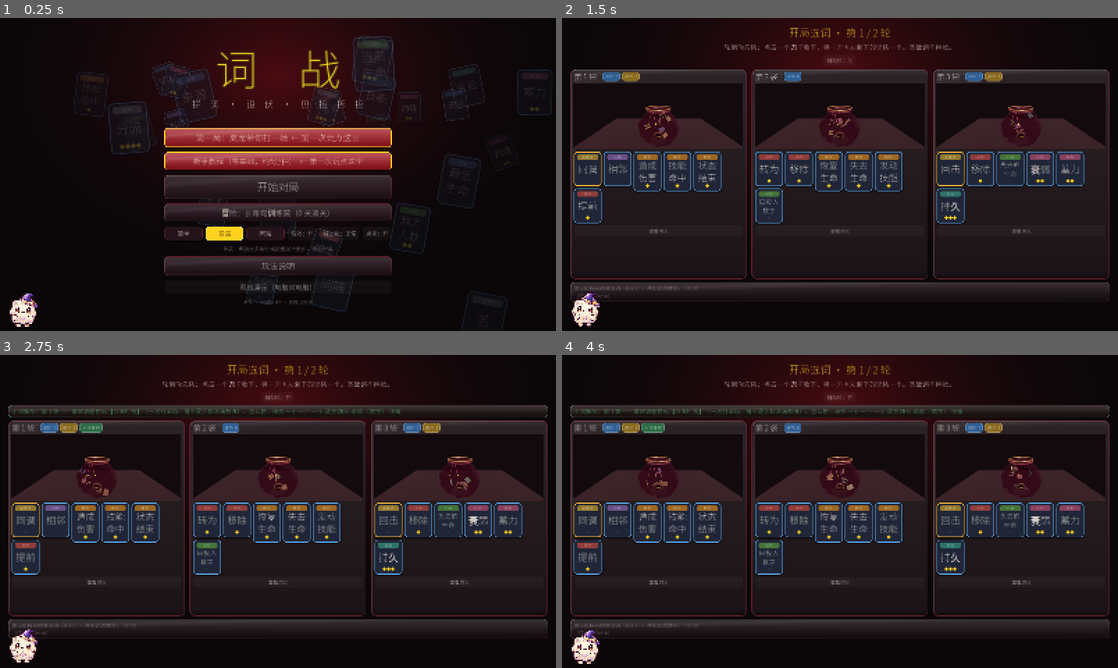
Above: before the commit, frames 1-4 (two rows, left to right).
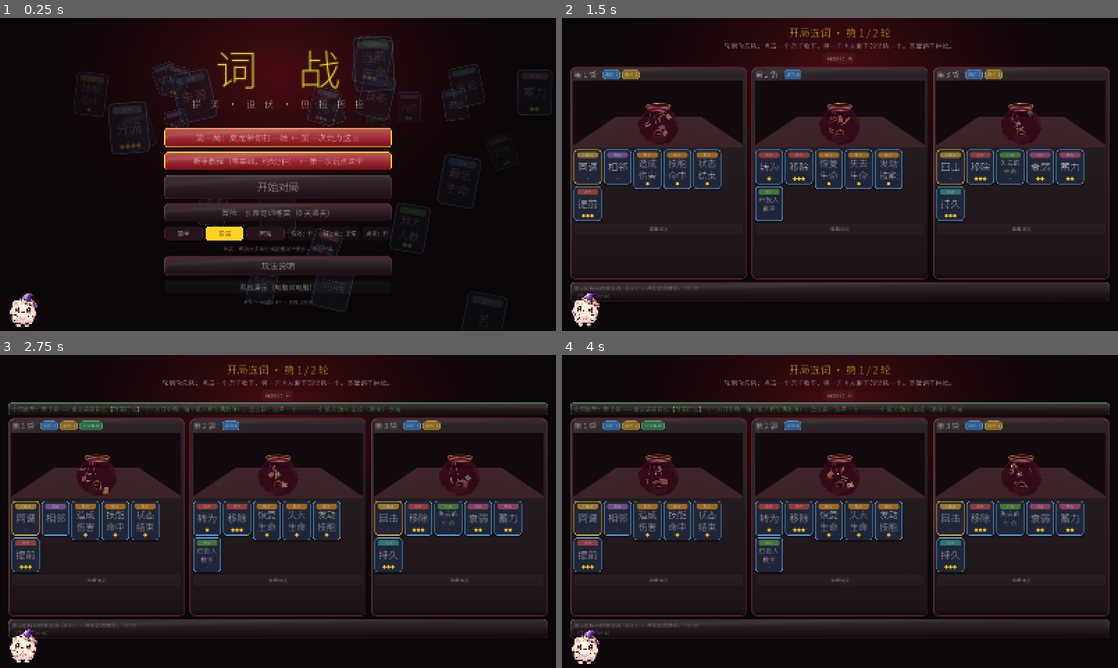
Above: after the commit, the same moments.

Repository: ljq15611703653-ship-it/word-combat
Game: Godot game, scene res://scenes/main.tscn
Same seed, same stepped clock (60 frames per second), same inputs: the game is played once before the commit and once after it.
Inputs:
- Up to frame 1 (0.25 s): no input
- Up to frame 2 (1.5 s): click "开始对局" at 0.5 s; click "辅助轮：开" at 1.25 s
- Up to frame 3 (2.75 s): click "辅助轮：关" at 2 s
- Up to frame 4 (4 s): click "查看词义" at 2.75 s; click "查看词义" at 3.5 s

The runs differ from the first frame. In frame 1, less than 0.1% of the frame differs, in the area x 40-75%, y 28-64%; in frame 2, 8.2%; in frame 3, 9.5%; in frame 4, 9.6%, in the area x 1-99%, y 3-74%.

Commit message:
Fix tofu on web/mac: rebuild font subset (all source chars + GB2312 level-1), global ThemeDB fallback font, replace glyphs missing from font; raise delay/advance/remove/swap prices

Diff:
--- a/godot/data/tutorial_live.json
+++ b/godot/data/tutorial_live.json
@@ -276,7 +276,7 @@
   {
    "id": "r2_open",
    "title": "拼一句防守",
-   "text": "我们拼一句防御：给小剑减伤。点【小剑】的【拼这一句】。\n（顺带一提：每个随从第二轮起会多一个【↻ 沿用】按钮，一键重放它上一轮的句子，省得重拼。今天我们先练手拼。）",
+   "text": "我们拼一句防御：给小剑减伤。点【小剑】的【拼这一句】。\n（顺带一提：每个随从第二轮起会多一个【沿用】按钮，一键重放它上一轮的句子，省得重拼。今天我们先练手拼。）",
    "target": "b:compose",
    "wait": "compose_open"
   },
@@ -385,7 +385,7 @@
   {
    "id": "wrap2",
    "title": "小技巧",
-   "text": "• 拼不出来就看拼句台里的“接下来可能变成”建议和提示（辅助轮）。\n• 每个随从第二轮起可以一键【↻ 沿用】上一句；宣告后点完成前可【撤回】，每轮 3 次。\n• 点顶部【对手牌组】能看到对手的流派、生命分配和它持有的进阶词（但看不到它会怎么拼）。\n• 关键词（首挡、不屈……）也是词库里的词，每个随从装一个，挑完兜子后可换。\n• 状态（易伤、灼烧、蓄力……）每过一轮自己变强，配【持久】更猛。\n• 想练拼句，试试标题的【冒险：长难句训练营】。",
+   "text": "• 拼不出来就看拼句台里的“接下来可能变成”建议和提示（辅助轮）。\n• 每个随从第二轮起可以一键【沿用】上一句；宣告后点完成前可【撤回】，每轮 3 次。\n• 点顶部【对手牌组】能看到对手的流派、生命分配和它持有的进阶词（但看不到它会怎么拼）。\n• 关键词（首挡、不屈……）也是词库里的词，每个随从装一个，挑完兜子后可换。\n• 状态（易伤、灼烧、蓄力……）每过一轮自己变强，配【持久】更猛。\n• 想练拼句，试试标题的【冒险：长难句训练营】。",
    "target": "",
    "wait": "next",
    "pos": "center"
--- a/godot/scripts/game/duel.gd
+++ b/godot/scripts/game/duel.gd
@@ -334,6 +334,15 @@
 		for a in declared[s]:
 			names.append(str(E.skill_of(st, int(a.sid)).get("text", "")))
 		last_skills[s] = {"texts": names}
+	for ord_i in 2:
+		var sd3: int = declare_order[ord_i]
+		var tag := "first" if ord_i == 0 else "second"
+		var spent := 0
+		for a3 in declared[sd3]:
+			spent += E.action_cost(st, a3)
+		stats[tag + "_sent"] = int(stats.get(tag + "_sent", 0)) + declared[sd3].size()
+		stats[tag + "_ap"] = int(stats.get(tag + "_ap", 0)) + spent
+		stats[tag + "_n"] = int(stats.get(tag + "_n", 0)) + 1
 	var res := E.run_round(st, acts)
 	last_events = res.events
 	for s2 in 2:
@@ -573,6 +582,7 @@
 	return out
 
 # ---------------------------------------------------------------- 电脑：现场拼
+static var BLIND_EARLY := 0.0         # 盲拼时越早起手越好（后手看见了可以抢在前面把你打倒，你的招就落空）
 static var LOOKAHEAD := false         # 盲拼的先手也会“想对手会怎么应对”
 static var LOOK_TOP := 3              # 先手每个随从只对前几名候选做应对推演
 static var RESP_CAND := 5             # 推演对手应对时，对手每个随从比较几句候选
@@ -653,7 +663,10 @@
 			if a.is_empty() or int(a.sid) != sid:
 				continue
 			tried += 1
-			out.list.append({"sk": sk, "act": a, "v": _eval(base_acts + [a], side) + rng.randf() * 1.2})
+			var early := 0.0
+			if enemy_list.is_empty() and BLIND_EARLY > 0.0:
+				early = float(19 - int(a.start)) * BLIND_EARLY
+			out.list.append({"sk": sk, "act": a, "v": _eval(base_acts + [a], side) + rng.randf() * 1.2 + early})
 			if tried >= picks:
 				break
 		E.remove_round_skill(st, int(u.uid), sid)
--- a/godot/scripts/ui/adventure_level.gd
+++ b/godot/scripts/ui/adventure_level.gd
@@ -514,7 +514,7 @@
 	v.add_child(K.wrap_label("你的招：" + str(res.skill.text) + "（操作费 %d，第 %d 秒起效）" % [int(res.cost), int(res.start)], 16, K.TEXT))
 	for it in res.get("goal_items", []):
 		if str(it.text) != "":
-			v.add_child(K.label("%s %s" % ["✓" if it.ok else "✗", str(it.text)], 17, K.GREEN if it.ok else K.RED))
+			v.add_child(K.label("%s %s" % ["✓" if it.ok else "×", str(it.text)], 17, K.GREEN if it.ok else K.RED))
 	var line := str(op.get("beaten", "……我认输。")) if res.win else str(op.get("gloat", "哈哈，不过如此！"))
 	v.add_child(K.wrap_label("%s：「%s」" % [str(op.get("name", "对手")), line], 17, Color("f0c8c0")))
 	if res.win:
--- a/godot/scripts/ui/battle_screen.gd
+++ b/godot/scripts/ui/battle_screen.gd
@@ -410,10 +410,10 @@
 	var v := K.vbox(6)
 	root.add_child(v)
 	if redo:
-		v.add_child(K.label("✎ 重拼这一句", 16, K.GREEN, HORIZONTAL_ALIGNMENT_CENTER))
+		v.add_child(K.label("重拼这一句", 16, K.GREEN, HORIZONTAL_ALIGNMENT_CENTER))
 	else:
 		v.add_child(K.spacer(40))
-		v.add_child(K.label("✎", 52, K.GREEN, HORIZONTAL_ALIGNMENT_CENTER))
+		v.add_child(K.label("拼", 52, K.GREEN, HORIZONTAL_ALIGNMENT_CENTER))
 		v.add_child(K.label("给%s拼这一句" % u.name, 18, K.TEXT, HORIZONTAL_ALIGNMENT_CENTER))
 		v.add_child(K.wrap_label("从零开始，基础词不限量", 13, K.MUTED))
 	var uid: int = int(u.uid)
@@ -423,7 +423,7 @@
 	Tut.tag(root, "b:compose")
 	if not redo and m.last_sentence.has(uid):
 		var last: Dictionary = m.last_sentence[uid]
-		var reuse := K.button("↻ 沿用：" + str(last.get("name", "上一句")), "normal", 14)
+		var reuse := K.button("沿用：" + str(last.get("name", "上一句")), "normal", 14)
 		reuse.tooltip_text = str(last.get("text", ""))
 		reuse.pressed.connect(func(): _reuse_last(uid))
 		v.add_child(reuse)
--- a/godot/scripts/ui/draft_screen.gd
+++ b/godot/scripts/ui/draft_screen.gd
@@ -164,7 +164,7 @@
 		var ra: Array = Coach.route_status(after_av)
 		for k in rb.size():
 			if int(rb[k].n) > 0 and int(ra[k].n) == 0:
-				lines.append("✔ 拿了就能拼：%s（%s）" % [str(ra[k].name), str(ra[k].role)])
+				lines.append("✓ 拿了就能拼：%s（%s）" % [str(ra[k].name), str(ra[k].role)])
 			elif int(ra[k].n) < int(rb[k].n) and int(ra[k].n) <= 2:
 				lines.append("◦ 再差一点：%s，还缺 %s" % [str(ra[k].name), str(Coach._missing_text(ra[k].missing))])
 		if lines.is_empty():
--- a/godot/scripts/ui/main.gd
+++ b/godot/scripts/ui/main.gd
@@ -41,6 +41,7 @@
 	var f: Font = load("res://assets/fonts/NotoSansSC-subset.ttf")   # 内置字体：网页版没有系统字体可用
 	var th := Theme.new()
 	th.default_font = f
+	ThemeDB.fallback_font = f       # Label3D 等没挂主题的地方也用内置字体（网页版没有系统字体）
 	th.default_font_size = 18
 	theme = th
 	# 桌宠在最上层（引导的遮罩之上）
--- a/godot/tests/t_duel.gd
+++ b/godot/tests/t_duel.gd
@@ -17,6 +17,9 @@
 	if ov.has("base"): E.STACK_BASE = ov.base
 	if ov.has("blind"): Duel.BLIND_SECOND = true
 	if ov.has("look"): Duel.LOOKAHEAD = int(ov.look) == 1
+	if ov.has("resp"): Duel.RESP_CAND = int(ov.resp)
+	if ov.has("rpicks"): Duel.RESP_PICKS = int(ov.rpicks)
+	if ov.has("early"): Duel.BLIND_EARLY = float(ov.early)
 	if ov.has("fap"): Duel.FIRST_AP = int(ov.fap)
 	if ov.has("cand"): Duel.CAND_MAX = int(ov.cand)
 	if ov.has("starts"): Duel.START_PICKS = int(ov.starts)
@@ -33,6 +36,7 @@
 	var empty := 0
 	var tally := {}
 	var f1win := 0
+	var fs := [0, 0, 0, 0, 0, 0]
 	var payoff := 0
 	var held := 0
 	var stack_games := 0
@@ -40,6 +44,12 @@
 		var d := Duel.new()
 		d.ai_epsilon = eps
 		d.start(false, s0 + g, false)
+		if ov.has("gain"): d.st.rules.ap_gain = int(ov.gain)
+		if ov.has("sap"):
+			d.st.rules.start_ap = int(ov.sap)
+			for sd2 in 2:
+				d.st.sides[sd2].ap = int(ov.sap)
+		if ov.has("cap"): d.st.rules.ap_cap = int(ov.cap)
 		if ov.has("win"): d.st.rules.win_score = int(ov.win)
 		if ov.has("rounds"): d.st.rules.max_rounds = int(ov.rounds)
 		if ov.has("cd"): d.st.rules.cooldown = int(ov.cd)
@@ -65,6 +75,12 @@
 		var w: int = d.winner
 		if w == d.first0:
 			f1win += 1
+		fs[0] += int(d.stats.get("first_sent", 0))
+		fs[1] += int(d.stats.get("first_ap", 0))
+		fs[2] += int(d.stats.get("first_n", 0))
+		fs[3] += int(d.stats.get("second_sent", 0))
+		fs[4] += int(d.stats.get("second_ap", 0))
+		fs[5] += int(d.stats.get("second_n", 0))
 		held += int(d.stats.get("held", 0))
 		for sd in 2:
 			var pn: String = d.personas[sd]
@@ -94,6 +110,7 @@
 	var parts: Array = []
 	for k in keys:
 		parts.append("%s %d/%d（%.0f%%）" % [k, tally[k][1], tally[k][0], 100.0 * tally[k][1] / maxf(1.0, tally[k][0])])
+	print("先手每轮 %.2f 句/花 %.0f 行动点；后手每轮 %.2f 句/花 %.0f 行动点" % [float(fs[0]) / maxf(1.0, fs[2]), float(fs[1]) / maxf(1.0, fs[2]), float(fs[3]) / maxf(1.0, fs[5]), float(fs[4]) / maxf(1.0, fs[5])])
 	print("首轮先手方胜 %d/%d；续暴兑现（蓄力≥2层爆发或灼烧≥3层）的局：%d/%d = %.2f" % [f1win, n, payoff, n, float(payoff) / n])
 	print("流派胜率：" + "  ".join(parts) + "；攒行动点 %.1f 次/局" % (float(held) / n))
 	quit()
--- a/godot/tests/t_duel_dbg.gd
+++ b/godot/tests/t_duel_dbg.gd
@@ -6,6 +6,9 @@
 	var args := OS.get_cmdline_user_args()
 	var d := Duel.new()
 	d.start(false, int(args[0]) if args.size() > 0 else 1, false)
+	if args.size() > 1:
+		d.personas = [args[1], args[1]]
+	print("流派 ", d.personas)
 	var guard := 0
 	var last_phase := ""
 	while d.step_auto() and guard < 400:
Binary file changed: godot/assets/fonts/NotoSansSC-subset.ttf
Not shown, changed: godot/data/words.tsv
Not shown, changed: godot/tools/subset_font.py
Not shown, changed: web/index.html
Not shown, changed: web/index.pck
